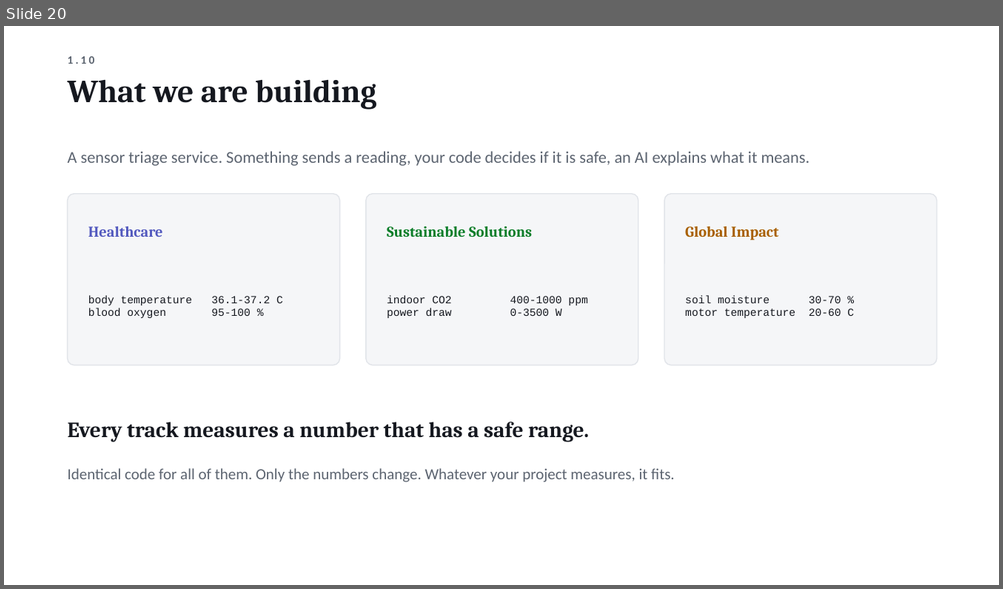
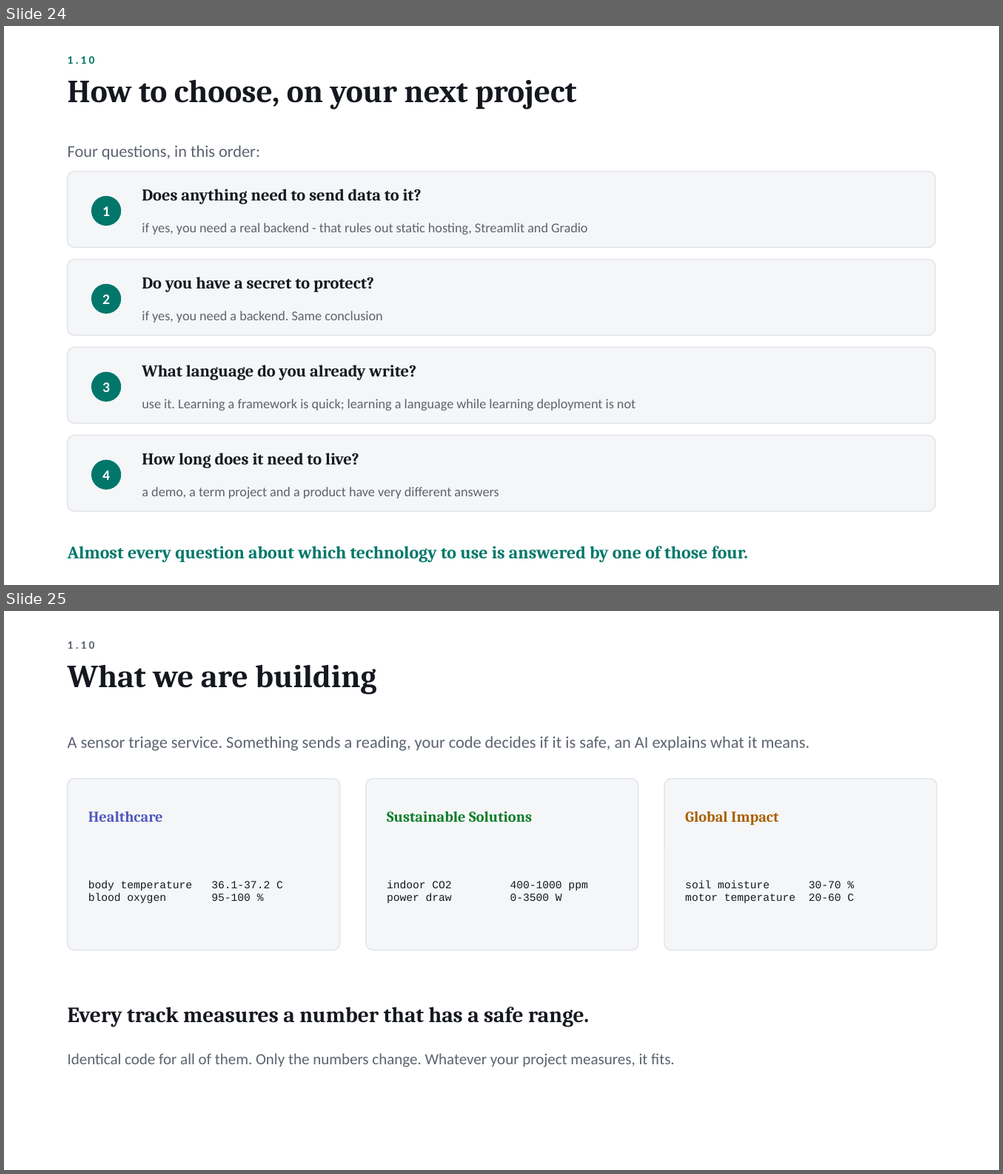
Before and after one commit to Shamsu3100/demon-, a slide deck: Nexus_Workshop_Deck.pptx. Shown one above the other, each under a label of ours: slide 20 before the commit, slides 24 and 25 after it. The pictures are 1003x589 and 1003x1174 pixels, drawn with LibreOffice and Linux fonts; fonts in the diff are those of the drawing. Boxes give left, top, right and bottom in pixels: in the first picture for what was removed or moved away, otherwise in the second. Text is boxed around its words. In the diff, an @@ line names an element or a change of style, - is before the commit and + after.

```diff
--- a/Nexus_Workshop_Deck.pptx
+++ b/Nexus_Workshop_Deck.pptx
@@ slide 24 added at <box>4,26,999,585</box>, background #FFFFFF @@
@@ text added at <box>68,56,95,64</box>, 11 pt, text #00776A, bold @@
+1.10
@@ text added at <box>68,79,576,110</box>, 31 pt, text #15181F, bold @@
+How to choose, on your next project
@@ text added at <box>68,145,260,160</box>, 16 pt, text #5C6470 @@
+Four questions, in this order:
@@ rounded rectangle added at <box>68,172,935,247</box>, fill #F5F6F8, outline #E1E4E9 1 pt @@
@@ ellipse added at <box>91,196,121,226</box>, fill #00776A @@
@@ text added at <box>142,189,421,204</box>, 16 pt, text #15181F, bold @@
+Does anything need to send data to it?
@@ text added at <box>102,207,110,216</box>, 14 pt, text #FFFFFF, bold @@
+1
@@ text added at <box>142,223,587,235</box>, 13 pt, text #5C6470 @@
+if yes, you need a real backend - that rules out static hosting, Streamlit and Gradio
@@ rounded rectangle added at <box>68,260,935,335</box>, fill #F5F6F8, outline #E1E4E9 1 pt @@
@@ ellipse added at <box>91,284,121,314</box>, fill #00776A @@
@@ text added at <box>142,277,374,292</box>, 16 pt, text #15181F, bold @@
+Do you have a secret to protect?
@@ text added at <box>102,295,110,304</box>, 14 pt, text #FFFFFF, bold @@
+2
@@ text added at <box>142,311,382,323</box>, 13 pt, text #5C6470 @@
+if yes, you need a backend. Same conclusion
@@ rounded rectangle added at <box>68,348,935,423</box>, fill #F5F6F8, outline #E1E4E9 1 pt @@
@@ ellipse added at <box>91,372,121,402</box>, fill #00776A @@
@@ text added at <box>142,365,416,380</box>, 16 pt, text #15181F, bold @@
+What language do you already write?
@@ text added at <box>102,383,110,392</box>, 14 pt, text #FFFFFF, bold @@
+3
@@ text added at <box>142,399,635,411</box>, 13 pt, text #5C6470 @@
+use it. Learning a framework is quick; learning a language while learning deployment is not
@@ rounded rectangle added at <box>68,436,935,511</box>, fill #F5F6F8, outline #E1E4E9 1 pt @@
@@ ellipse added at <box>91,460,121,490</box>, fill #00776A @@
@@ text added at <box>142,453,359,469</box>, 16 pt, text #15181F, bold @@
+How long does it need to live?
@@ text added at <box>102,471,110,480</box>, 14 pt, text #FFFFFF, bold @@
+4
@@ text added at <box>142,487,498,499</box>, 13 pt, text #5C6470 @@
+a demo, a term project and a product have very different answers
@@ text added at <box>68,546,748,562</box>, 17 pt, text #00776A, bold @@
+Almost every question about which technology to use is answered by one of those four.
@@ what was slide 20 is now slide 25 @@
```
Also in this commit, not shown: 1 slide changed, 4 other slides added, 3 other files.
